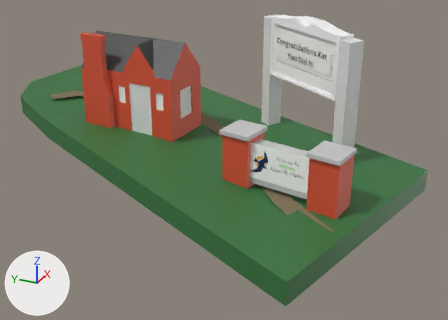
Renders of the glTF model src/assets/intguardhouse.glb from each side of a commit.
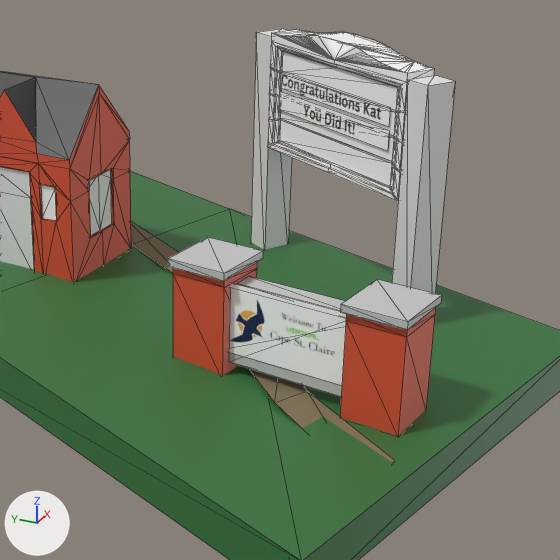
Each version is shown whole from a 50 mm camera at (0.7858, -1.3625, 0.0891) aimed at (0.8811, -1.3196, 0.0414), then close up on the part from 30% to 93% of the width and 0% to 88% of the height. The lights are fixed; the arrows at lower left show +X, +Y and +Z. The close-ups show mesh edges as thin lines. Where no turn or scale is listed for an object, it has been applied to the vertices. Vertices at the same position are counted once.

The older version as bpy lines, for what is in view:
```python
me_cube_001 = bpy.data.meshes.new('Cube.001')
me_cube_001.from_pydata(...)  # 492 vertices, 882 faces; spans x -0.033..0.0405, y -0.0168..0.0676, z -0.0155..0.0118
me_cube_001.materials.append(mat_material_125)  # white #e7e7e7
me_cube_001.materials.append(mat_material_126)  # white #ffffff
me_cube_001.materials.append(mat_material_127)  # grey #b6b6b6
me_cube_001.materials.append(mat_material_005)  # red #dc5539
me_cube_001.materials.append(mat_material_093)  # light grey #c7c7c7
me_cube_001.materials.append(mat_material_129)  # black #3f3f3f
me_cube_001.materials.append(mat_grassmed)  # dark green #37743d
me_cube_001.materials.append(mat_material_001)  # brown #807257
me_cube_001.materials.append(mat_s)  # picture img_s
me_cube_001.materials.append(mat_congratulations_kat_you_did_it__001)  # picture img_congratulations_kat_you_did_it
me_cube_001.materials.append(mat_congratulations_kat_you_did_it)  # picture img_congratulations_kat_you_did_it
# before: 216 (0.0124, 0.0131, 0.0072) at pixel (281, 73), 219 (0.0034, -0.0001, 0.0072), 254 (0.0124, 0.0131, 0.0052), 255 (0.0034, -0.0001, 0.0052)
ob_guard_house = bpy.data.objects.new('Guard House', me_cube_001)
ob_guard_house.location = (0.8802, -1.3381, 0.0551)
```
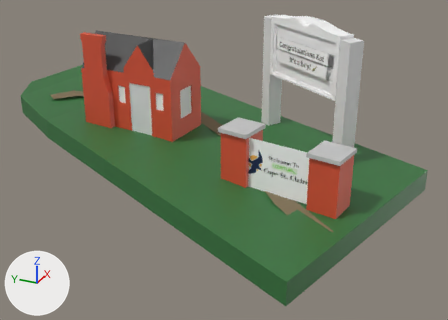
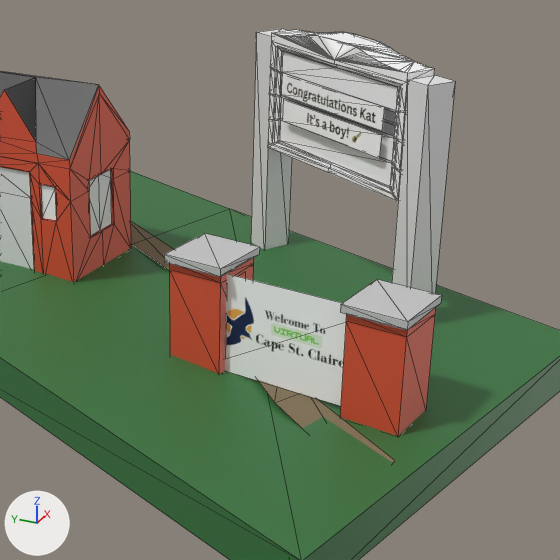
Where the change shows, as pixel boxes (x1, y1, x2, y2) in the close-ups (560 x 560 px):
's (1)', added: after (225, 274, 347, 406)
'Congratulations Kat You Did It! (1).001', added: after (281, 73, 384, 131)
'Congratulations Kat You Did It! (1)', added: after (282, 99, 382, 158)
part 1 of me_cube_001, deleted: before (229, 283, 347, 385)
part 2 of me_cube_001, deleted: before (280, 71, 391, 127)
part 3 of me_cube_001, deleted: before (278, 92, 389, 151)
part 4 of me_cube_001, deleted: before (281, 89, 396, 136)
part 5 of me_cube_001, cut back: before (168, 237, 345, 396); after (164, 233, 260, 374)

The change, as a list of edits to the scene's bpy script:
```text
Change me_cube_001:
    verts and faces of me_cube_001; kept vertices keep their numbers, new ones are numbered from 492
    remove me_cube_001.from_pydata(...)  # 492 vertices, 882 faces; spans x -0.033..0.0405, y -0.0168..0.0676, z -0.0155..0.0118
    add me_cube_001.from_pydata(...)  # 480 vertices, 862 faces; spans x -0.033..0.0405, y -0.0168..0.0676, z -0.0155..0.0118
    me_cube_001 part 1: the loose piece of 4 vertices spanning x -0.0147..-0.0123, y -0.0042..0.0088, z -0.0092..-0.0033 is deleted
    me_cube_001 part 2: the loose piece of 4 vertices spanning x 0.0037..0.0123, y 0.0005..0.0133, z 0.0058..0.0075 is deleted
    me_cube_001 part 3: the loose piece of 4 vertices spanning x 0.0037..0.0123, y 0.0005..0.0133, z 0.0038..0.0056 is deleted
    me_cube_001 part 4
    add delete_faces([(216, 254, 219), (219, 254, 255)])
    me_cube_001 part 5
    2 vertices are removed from x -0.0123..-0.0097, y 0.0075..0.008, z -0.0101..-0.0036
    14 faces are deleted
    9 vertices in x -0.0137..-0.0081, y 0.007..0.0132, z -0.0034..-0.002 move by (0.0001, 0.0003, 0.0003)
    6 vertices in x -0.0137..-0.0081, y 0.007..0.0132, z -0.0113..-0.0026 move by (0.0001, 0.0003, 0.0002)
    3 vertices in x -0.0123..-0.0071, y 0.008..0.0121, z -0.0113..-0.0026 move by (0.0001, 0.0004, 0.0002)
    3 vertices in x -0.0076..-0.0071, y 0.012..0.0121, z -0.0034..-0.002 move by (0.0001, 0.0004, 0.0003)
    3 vertices move from x -0.0114..-0.0097, y 0.0075..0.0079, z -0.0101..-0.0036 to x -0.0112..-0.0095, y 0.0079..0.0082, z -0.0099..-0.0034
    2 vertices are added at (-0.0095, 0.0079, -0.0034), (-0.0122, 0.0084, -0.0099)
    2 new faces join them, mat_material_093 (light grey #c7c7c7)
    remove me_cube_001.materials.append(mat_s)  # picture img_s
    remove me_cube_001.materials.append(mat_congratulations_kat_you_did_it__001)  # picture img_congratulations_kat_you_did_it
    remove me_cube_001.materials.append(mat_congratulations_kat_you_did_it)  # picture img_congratulations_kat_you_did_it
Add ob_congratulations_kat_you_did_it___1__001:
    ob_congratulations_kat_you_did_it___1__001 = bpy.data.objects.new('Congratulations Kat You Did It! (1).001', me_congratulations_kat_you_did_it___1__001)  # 4 vertices, 2 faces; spans x -0.0038..0.00416, y -0.00571..0.00605, z 0.00211..0.00415; in mat_congratulations_kat_you_did_it___1 (picture img_congratulations_kat_you_did_it___1)
    ob_congratulations_kat_you_did_it___1__001.location = (0.8874, -1.3314, 0.0585)
Add ob_s__1:
    ob_s__1 = bpy.data.objects.new('s (1)', me_s__1)  # 4 vertices, 2 faces; spans x -0.00147..0.00147, y -0.00738..0.00738, z -0.00429..0.00429; in mat_s__1 (picture img_s__1)
    ob_s__1.location = (0.8668, -1.3352, 0.0484)
Add ob_congratulations_kat_you_did_it___1:
    ob_congratulations_kat_you_did_it___1 = bpy.data.objects.new('Congratulations Kat You Did It! (1)', me_congratulations_kat_you_did_it___1)  # 4 vertices, 2 faces; spans x -0.00384..0.00389, y -0.00565..0.00577, z -0.00145..0.00059; in mat_congratulations_kat_you_did_it___1 (picture img_congratulations_kat_you_did_it___1)
    ob_congratulations_kat_you_did_it___1.location = (0.8874, -1.3314, 0.0597)
```
